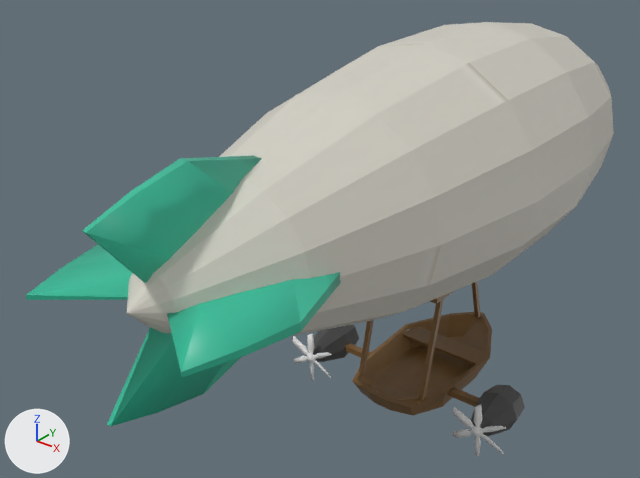
Renders of the COLLADA model IndustrialMod/Models/Airship.dae from each side of a commit.
The view is the same before and after, from a camera (50 mm lens) standing at (7.33, -11.67, 9.63) and looking at (-1.07, -1.18, 3.12). Lighting does not change. The marker at lower left points along +X, +Y and +Z. Where no turn or scale is listed for an object, it has been applied to the vertices.

In view in the first picture: 'small_airship'.
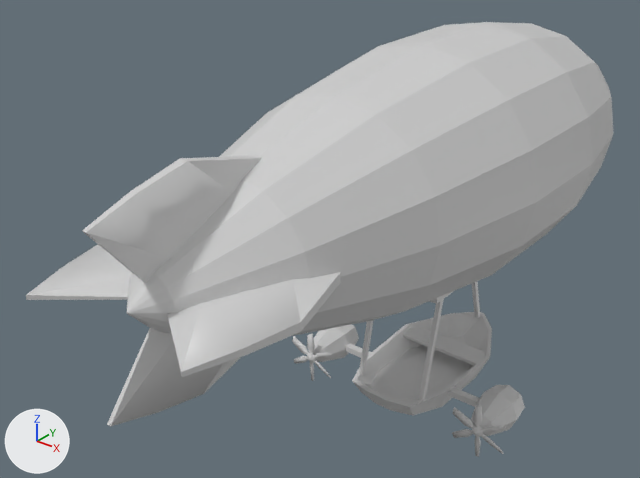
The newer file is also turned or shifted as a whole; pictures and numbers use the older file's frame.

Boxes (x1, y1, x2, y2) around the edits, measured in the pictures (640 x 478 px):
'small_airship', recoloured (green to grey): (26, 42, 525, 454) in both

The change, as a list of edits to the scene's bpy script:
```text
Add mat_材质_001:
    mat_材质_001 = principled_material('材质_001')
    mat_材质_001.base_color = (0.64, 0.64, 0.64)  # light grey #d1d1d1
    mat_材质_001.roughness = 0.44
Change me_small_airship:
    where me_small_airship.from_pydata(...)  # 604 vertices, 1120 faces; spans x -2.29..2.29, y -6.2..6.2, z -3.36..3.36
    remove me_small_airship.materials.append(mat_材质)  # picture img_tex_png
    add me_small_airship.materials.append(mat_材质_001)  # light grey #d1d1d1
```
